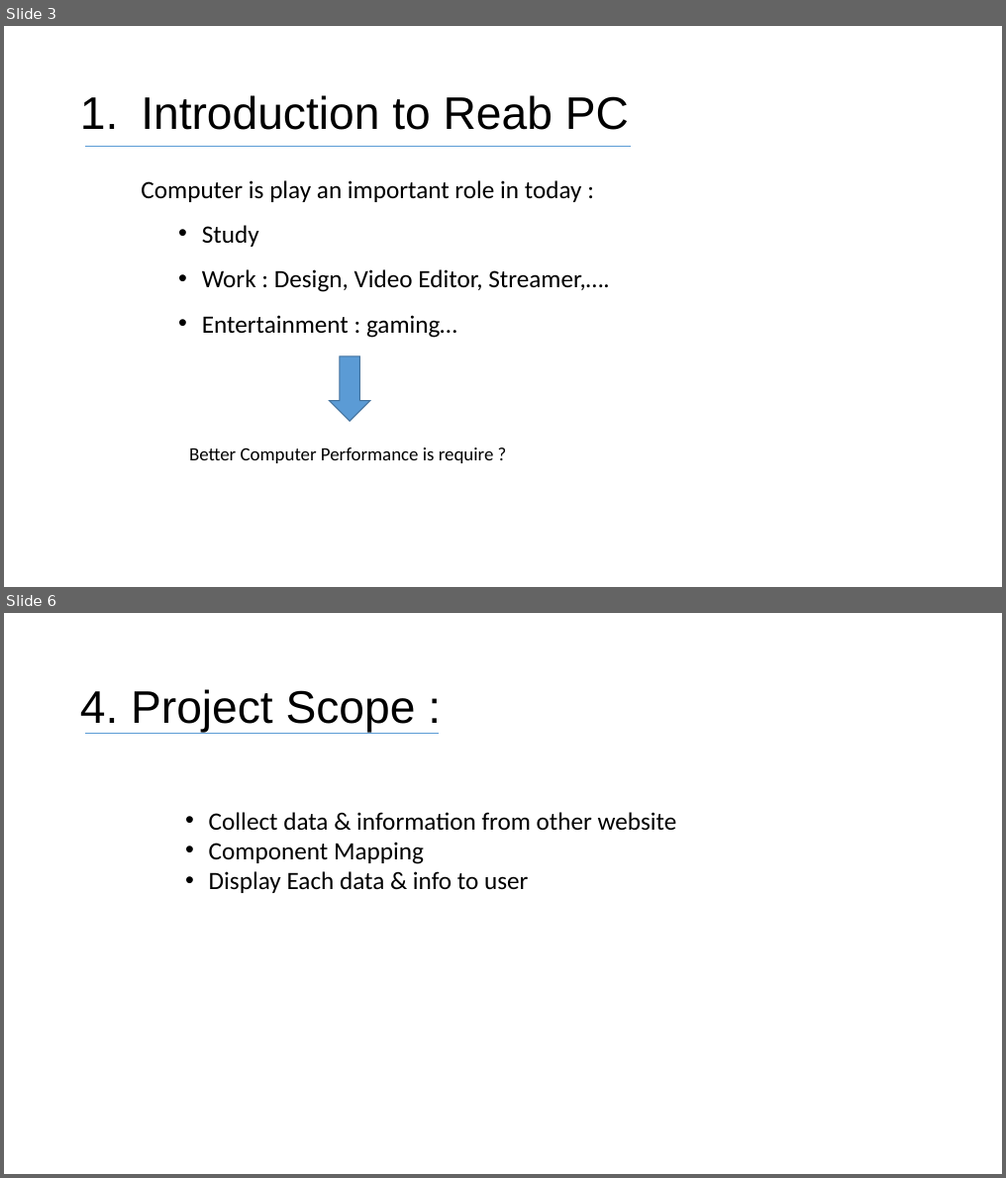
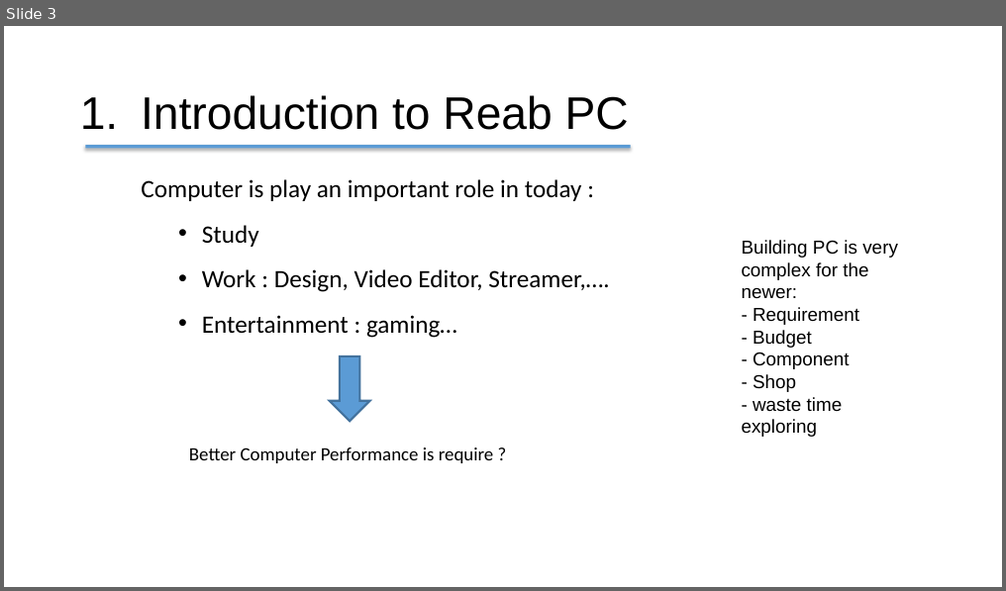
Before and after one commit to TithSambath/Web-Project-Y3, a slide deck: Presentation1.pptx. Shown one above the other, each under a label of ours: slides 3 and 6 before the commit, slide 3 after it; the slides between them are not shown. The pictures are 1006x1178 and 1006x591 pixels, drawn with LibreOffice and Linux fonts; fonts in the diff are those of the drawing. Boxes give left, top, right and bottom in pixels: in the first picture for what was removed or moved away, otherwise in the second. Text is boxed around its words. In the diff, an @@ line names an element or a change of style, - is before the commit and + after.

```diff
--- a/Presentation1.pptx
+++ b/Presentation1.pptx
@@ slide 6 removed at [4, 613, 1002, 1174], background #FFFFFF @@
@@ title removed at [80, 689, 416, 732] @@
-4. Project Scope :
@@ line removed from (85, 734) to (439, 734) @@
@@ text removed at [209, 812, 677, 893] @@
-• Collect data & information from other website
-• Component Mapping
-• Display Each data & info to user
@@ slide 3 changed as well @@
@@ line (85, 147) - (631, 147): stroke #5B9BD5 1.5 pt to #5B9BD5 3 pt @@
@@ text added at [742, 240, 898, 437], 18 pt, text #000000 @@
+Building PC is very complex for the newer:
+- Requirement
+- Budget
+- Component
+- Shop
+- waste time exploring
@@ right arrow at [330, 357, 370, 421]: outline #43739E 1 pt to #43739E 2 pt; proportions changed @@
```
Also in this commit, not shown: 4 other slides changed, 1 slide added.
